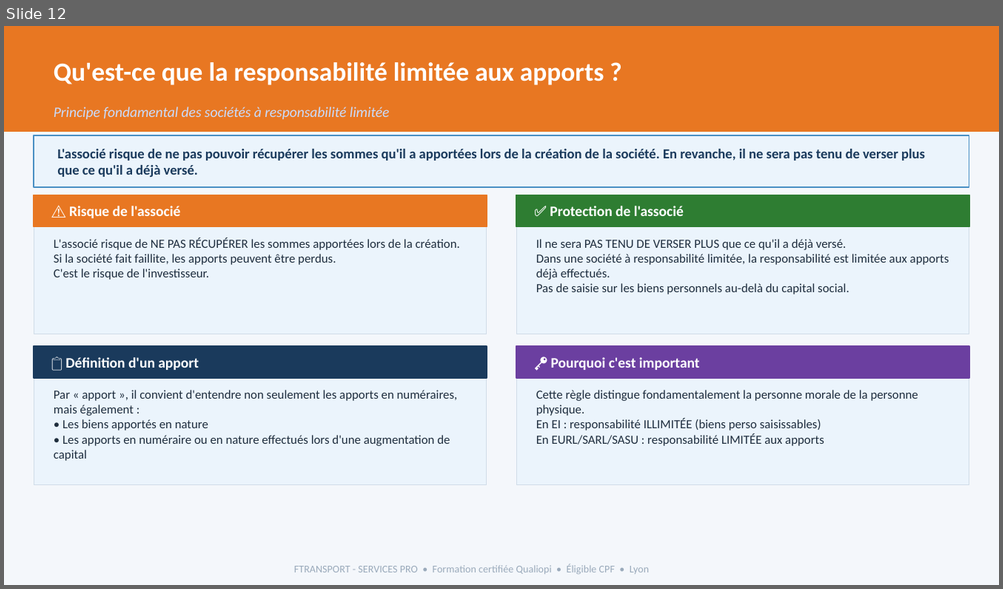
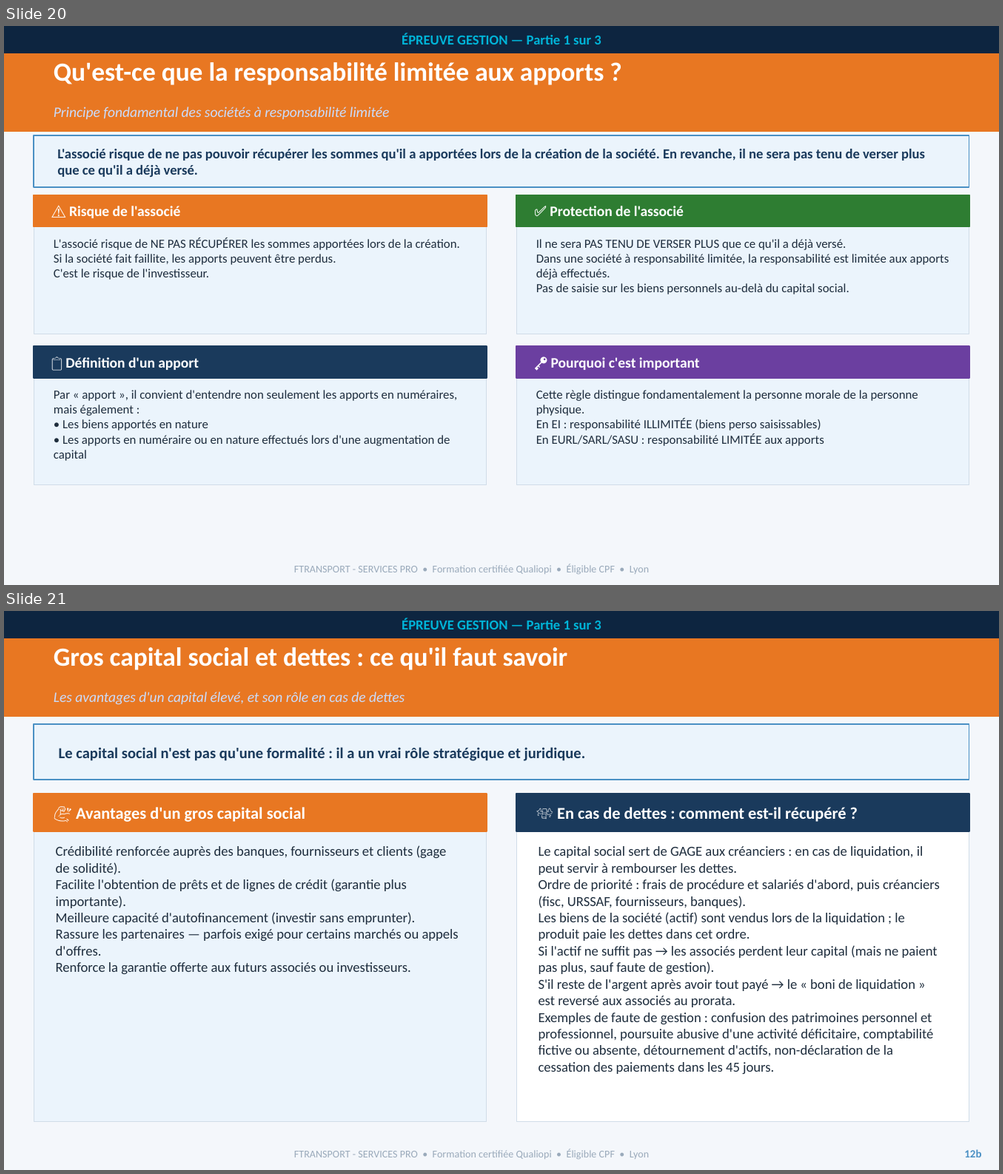
Before and after one commit to nanouf69/insight-learn-manage, a slide deck: public/cours/vtc/B_Gestion_partie_1.pptx. Shown one above the other, each under a label of ours: slide 12 before the commit, slides 20 and 21 after it. The pictures are 1003x589 and 1003x1174 pixels, drawn with LibreOffice and Linux fonts; fonts in the diff are those of the drawing. Boxes give left, top, right and bottom in pixels: in the first picture for what was removed or moved away, otherwise in the second. Text is boxed around its words. In the diff, an @@ line names an element or a change of style, - is before the commit and + after.

```diff
--- a/public/cours/vtc/B_Gestion_partie_1.pptx
+++ b/public/cours/vtc/B_Gestion_partie_1.pptx
@@ slide 21 added at (4, 611, 999, 1170), background #FFFFFF @@
@@ rectangle added at (4, 611, 999, 1170), fill #F4F7FB, outline #F4F7FB 1 pt @@
@@ rectangle added at (4, 611, 999, 716), fill #E87722, outline #E87722 1 pt @@
@@ rectangle added at (4, 611, 999, 639), fill #0D2540, 10 pt, text #00B4D8, bold @@
+ÉPREUVE GESTION — Partie 1 sur 3
@@ text added at (54, 647, 568, 670), 19 pt, text #FFFFFF, bold @@
+Gros capital social et dettes : ce qu'il faut savoir
@@ text added at (54, 692, 404, 705), 10.5 pt, text #CADCFC, italic @@
+Les avantages d'un capital élevé, et son rôle en cas de dettes
@@ rectangle added at (34, 724, 969, 780), fill #EBF4FC, outline #4A90C4 1 pt @@
@@ text added at (59, 747, 586, 761), 11 pt, text #1A3A5C, bold @@
+Le capital social n'est pas qu'une formalité : il a un vrai rôle stratégique et juridique.
@@ rectangle added at (34, 794, 486, 1122), fill #EBF4FC, outline #D0DCE8 0.6 pt @@
@@ rectangle added at (34, 794, 486, 832), fill #E87722, outline #E87722 1 pt @@
@@ text added at (76, 807, 305, 822), 12 pt, text #FFFFFF, bold @@
+💪 Avantages d'un gros capital social
@@ rectangle added at (516, 794, 969, 1122), fill #FFFFFF, outline #D0DCE8 0.6 pt @@
@@ rectangle added at (516, 794, 969, 832), fill #1A3A5C, outline #1A3A5C 1 pt @@
@@ text added at (557, 807, 846, 822), 12 pt, text #FFFFFF, bold @@
+💸 En cas de dettes : comment est-il récupéré ?
@@ text added at (56, 846, 458, 974), 10 pt, text #1E2D3D @@
+Crédibilité renforcée auprès des banques, fournisseurs et clients (gage de solidité).
+Facilite l'obtention de prêts et de lignes de crédit (garantie plus importante).
+Meilleure capacité d'autofinancement (investir sans emprunter).
+Rassure les partenaires — parfois exigé pour certains marchés ou appels d'offres.
+Renforce la garantie offerte aux futurs associés ou investisseurs.
@@ text added at (538, 846, 939, 1074), 10 pt, text #1E2D3D @@
+Le capital social sert de GAGE aux créanciers : en cas de liquidation, il peut servir à rembourser les dettes.
+Ordre de priorité : frais de procédure et salariés d'abord, puis créanciers (fisc, URSSAF, fournisseurs, banques).
+Les biens de la société (actif) sont vendus lors de la liquidation ; le produit paie les dettes dans cet ordre.
+Si l'actif ne suffit pas → les associés perdent leur capital (mais ne paient pas plus, sauf faute de gestion).
+S'il reste de l'argent après avoir tout payé → le « boni de liquidation » est reversé aux associés au prorata.
+Exemples de faute de gestion : confusion des patrimoines personnel et professionnel, poursuite abusive d'une activité déficitaire, comptabilité fictive ou absente, détournement d'actifs, non-déclaration de la cessation des paiements dans les 45 jours.
@@ text added at (294, 1149, 649, 1159), 7.5 pt, text #9AAABB @@
+FTRANSPORT - SERVICES PRO • Formation certifiée Qualiopi • Éligible CPF • Lyon
@@ text added at (964, 1150, 981, 1158), 8 pt, text #4A90C4, bold @@
+12b
@@ what was slide 12 is now slide 20 @@
@@ slide 20 changed as well @@
@@ rectangle added at (4, 26, 999, 54), fill #0D2540, 10 pt, text #00B4D8, bold @@
+ÉPREUVE GESTION — Partie 1 sur 3
```
Also in this commit, not shown: 25 other slides changed, 10 other slides added, 2 other files.
